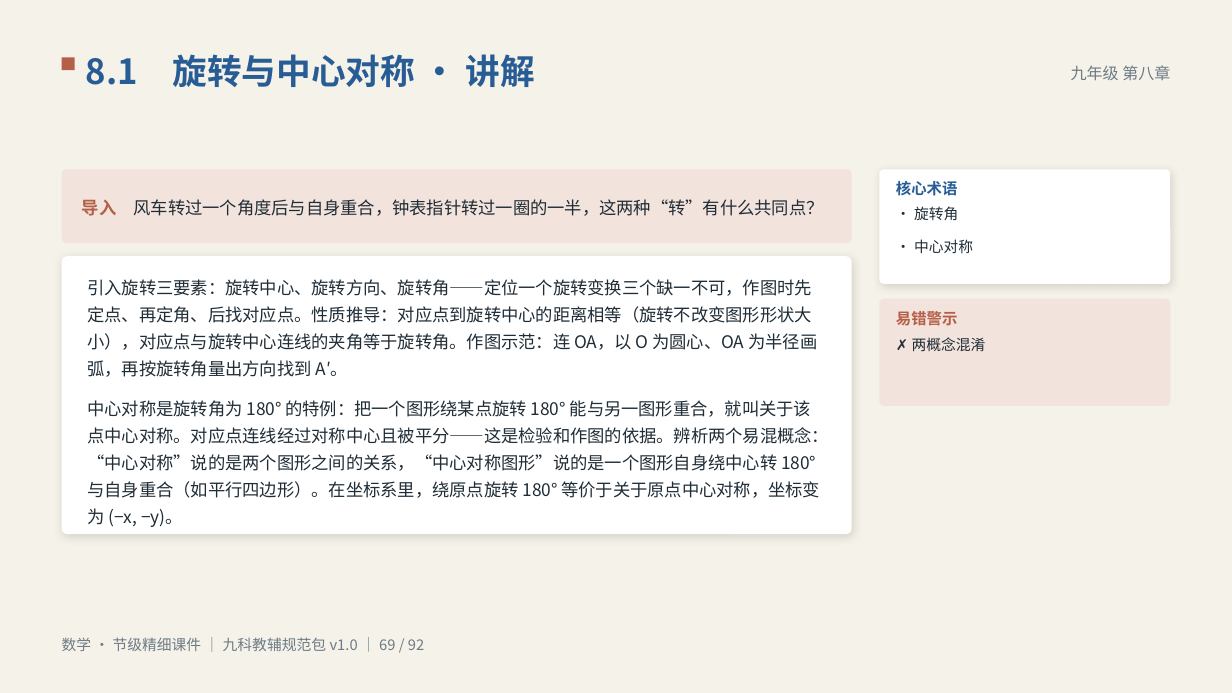
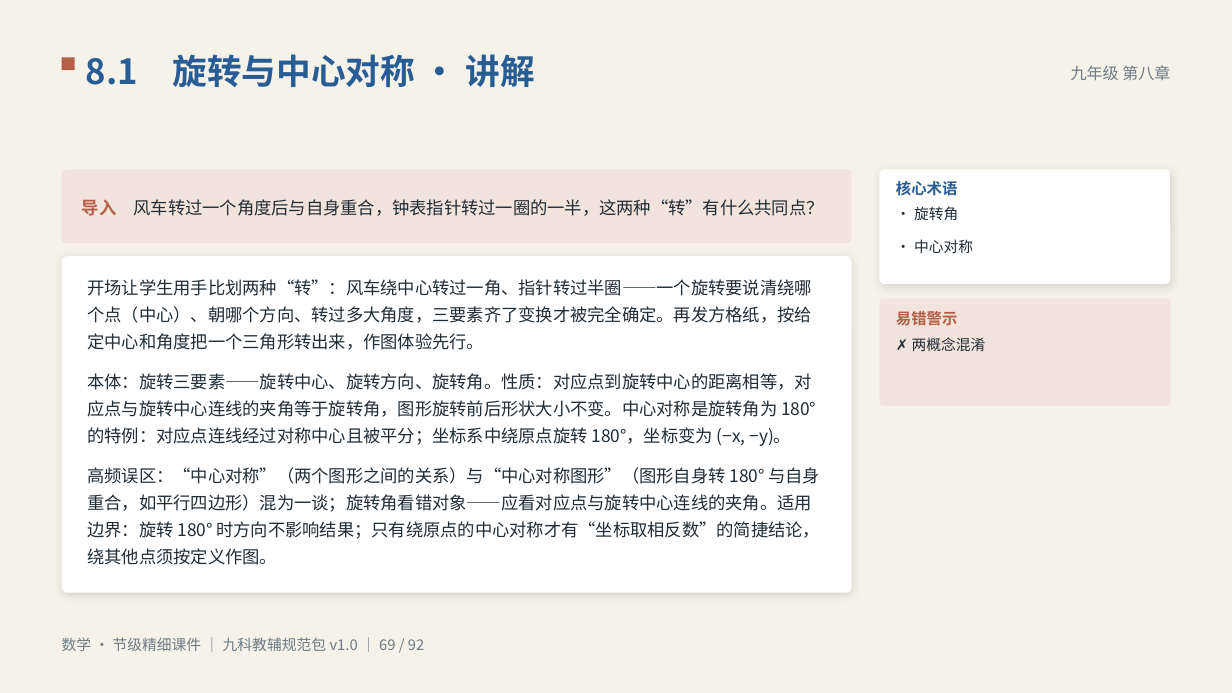
Before and after one commit to vimalinx/jiajiao-courseware, a slide deck: slide 69 of pptx/数学·节级精细讲解课件.pptx. Drawn at 1232x693 pixels with LibreOffice and Linux fonts; fonts in the diff are those of the drawing. Boxes give left, top, right and bottom in pixels: in the first picture for what was removed or moved away, otherwise in the second. Text is boxed around its words. In the diff, an @@ line names an element or a change of style, - is before the commit and + after.

```diff
--- a/pptx/数学·节级精细讲解课件.pptx
+++ b/pptx/数学·节级精细讲解课件.pptx
@@ rounded rectangle: place and size @@
-rounded rectangle at [62, 256, 852, 534]
+rounded rectangle at [62, 256, 852, 592]
@@ rounded rectangle at [62, 256, 852, 592]: proportions changed @@
@@ text at [87, 279, 821, 565]: text changed @@
-引入旋转三要素：旋转中心、旋转方向、旋转角——定位一个旋转变换三个缺一不可，作图时先定点、再定角、后找对应点。性质推导：对应点到旋转中心的距离相等（旋转不改变图形形状大小），对应点与旋转中心连线的夹角等于旋转角。作图示范：连 OA，以 O 为圆心、OA 为半径画弧，再按旋转角量出方向找到 A′。
-中心对称是旋转角为 180° 的特例：把一个图形绕某点旋转 180° 能与另一图形重合，就叫关于该点中心对称。对应点连线经过对称中心且被平分——这是检验和作图的依据。辨析两个易混概念：“中心对称”说的是两个图形之间的关系，“中心对称图形”说的是一个图形自身绕中心转 180° 与自身重合（如平行四边形）。在坐标系里，绕原点旋转 180° 等价于关于原点中心对称，坐标变为 (−x, −y)。
+开场让学生用手比划两种“转”：风车绕中心转过一角、指针转过半圈——一个旋转要说清绕哪个点（中心）、朝哪个方向、转过多大角度，三要素齐了变换才被完全确定。再发方格纸，按给定中心和角度把一个三角形转出来，作图体验先行。
+本体：旋转三要素——旋转中心、旋转方向、旋转角。性质：对应点到旋转中心的距离相等，对应点与旋转中心连线的夹角等于旋转角，图形旋转前后形状大小不变。中心对称是旋转角为 180° 的特例：对应点连线经过对称中心且被平分；坐标系中绕原点旋转 180°，坐标变为 (−x, −y)。
+高频误区：“中心对称”（两个图形之间的关系）与“中心对称图形”（图形自身转 180° 与自身重合，如平行四边形）混为一谈；旋转角看错对象——应看对应点与旋转中心连线的夹角。适用边界：旋转 180° 时方向不影响结果；只有绕原点的中心对称才有“坐标取相反数”的简捷结论，绕其他点须按定义作图。
```
Also in this commit, not shown: 37 other slides changed, 34 other files.
